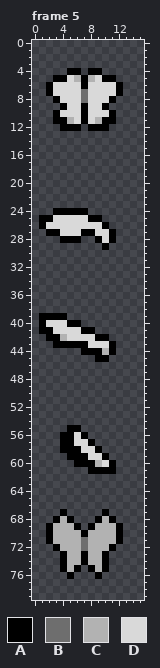
A pixel-art file gets an edit: assets/texture/butterfly_16px/butterfly.aseprite. The picture above was drawn from the file before the commit.
16x80 pixels, 5 frames. Shown: frame 5. The commit also changed other frames, which this record leaves out.
Palette (. is transparent): A #000000  B #6e6e6e  C #b2b2b2  D #d9d9d9
Pixels before, frame 5, first column x 1:
 4 ....AA.AA...
 5 ..AADCACDAA.
 6 .ADDDDADDDDA
 7 .ADDDDBDDDDA
 8 ..ADDDBDDDA.
 9 ...ADDADDA..
10 ..ADDDADDDA.
11 ..AACDADCAA.
12 ...AAA.AAA..
13 ............
14 ............
15 ............
16 ............
17 ............
18 ............
19 ............
20 ............
21 ............
22 ............
23 ............
24 ..AAAAA.....
25 AADDDDDAA...
26 ADDDDDDDDA..
27 .AADDDAADDA.
28 ...AAA..ADA.
29 .........A..
30 ............
31 ............
32 ............
33 ............
34 ............
35 ............
36 ............
37 ............
38 ............
39 AAAA........
40 ADDDAA......
41 AADDDDAA....
42 .AACDDDDAA..
43 ..AAAAADDDA.
44 ......AAACA.
45 ........AA..
46 ............
47 ............
48 ............
49 ............
50 ............
51 ............
52 ............
53 ............
54 ............
55 ....AA......
56 ...AADA.....
57 ...AADDA....
58 ...AAADDA...
59 ....AAADDA..
60 .....AAACDA.
61 .......AAAA.
62 ............
63 ............
64 ............
65 ............
66 ............
67 ...A.....A..
68 ..ACA...ACA.
69 .ACCCA.ACCCA
70 .ACCCCACCCCA
71 .ACCCCBCCCCA
72 ..ACCCBCCCA.
73 ...ACCACCA..
74 ...ACCACCA..
75 ...ACA.ACA..
76 ....A...A...
Now the later version:
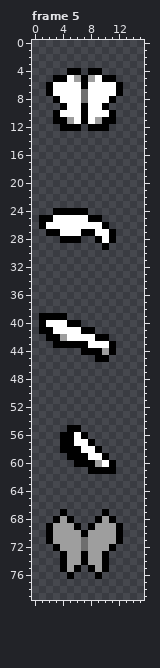
From the commit log: butterfly sprite change to palette mode
Difference:
colour C: #b2b2b2 -> #9e9e9e
colour D: #d9d9d9 -> #ffffff
